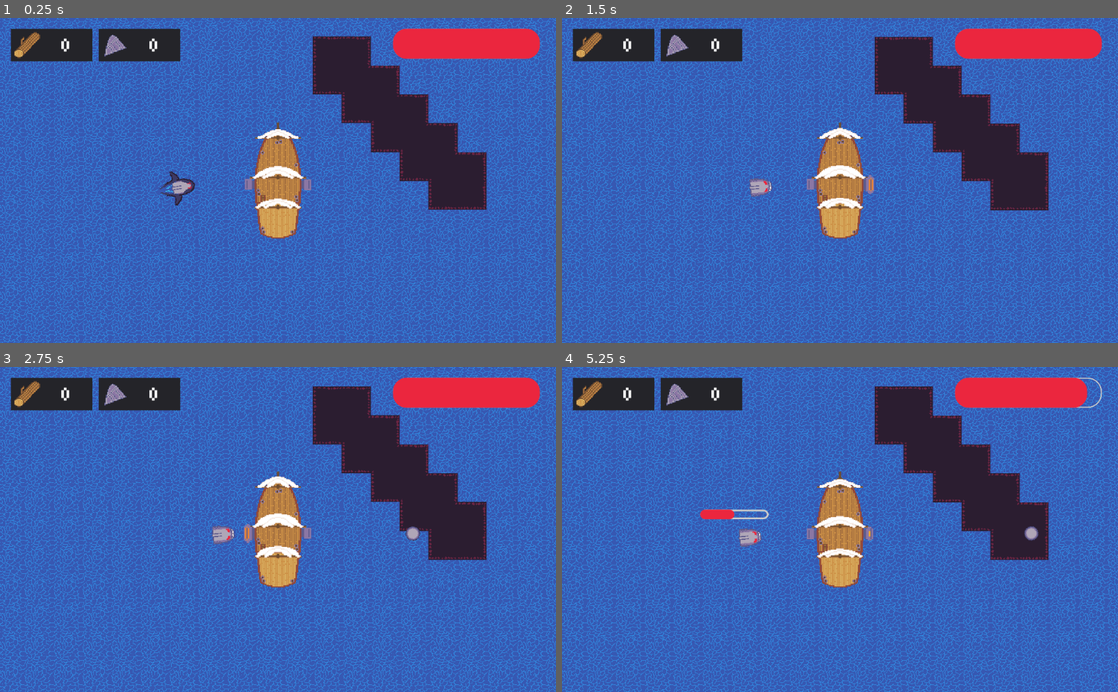
Above: before the commit, frames 1-4 (two rows, left to right).
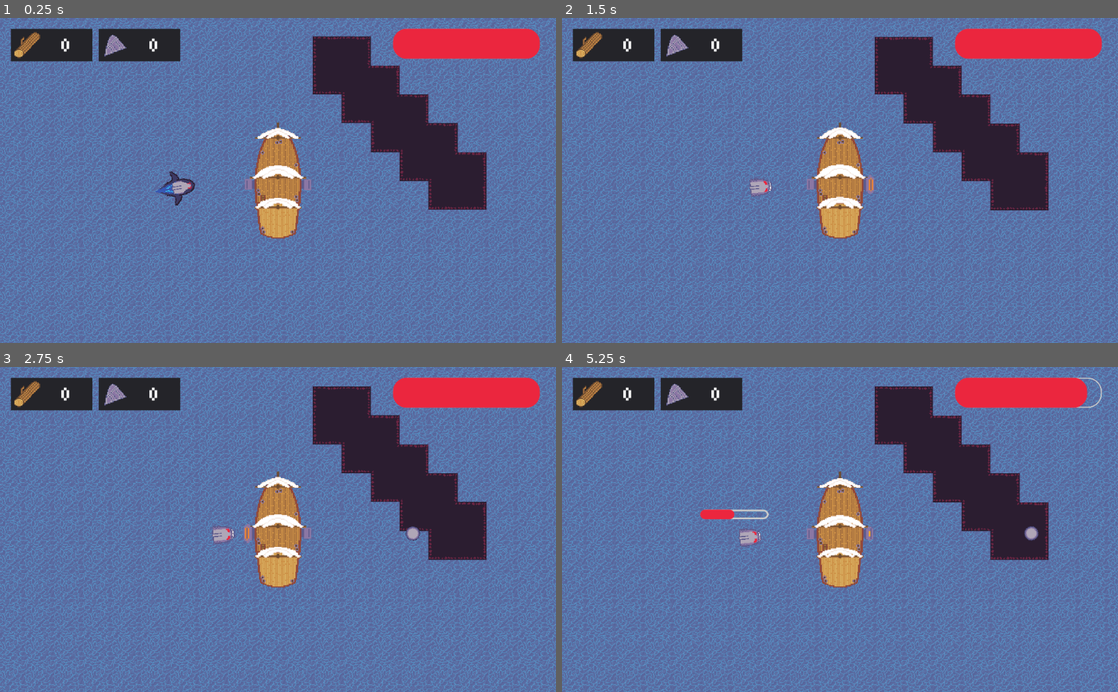
Above: after the commit, the same moments.

Repository: McLovin3/Calderia
Game: Godot game, scene res://TestScene.tscn
Same seed, same stepped clock (60 frames per second), same inputs: the game is played once before the commit and once after it.
Inputs (mouse positions are in pixels of both pictures, inside the frame that each line leads up to):
- Up to frame 1 (0.25 s): no input
- Up to frame 2 (1.5 s): tap Enter at 0.5 s; move the mouse to (962, 164) at 0.52 s; press the mouse at (962, 164) at 0.53 s; hold Right (right_arrow) from 0.53 s (still down); tap W (up) at 0.77 s; move the mouse to (728, 196) at 1.27 s; release the mouse at (728, 196) at 1.28 s; tap Middle mouse button (middle_click) at 1.35 s
- Up to frame 3 (2.75 s): tap W (up) at 1.52 s; move the mouse to (333, 458) at 2.02 s; release Right (right_arrow) at 2.03 s; hold Left (left_arrow) from 2.03 s (still down); hold Right mouse button (right_click) from 2.03 s (still down)
- Up to frame 4 (5.25 s): move the mouse to (812, 594) at 2.77 s; release Left (left_arrow) at 2.78 s; release Right mouse button (right_click) at 2.78 s; hold Right (right_arrow) 2.78-4.28 s; click (812, 594) at 2.85 s; tap W (up) at 3.02, 3.77, 4.52 s; move the mouse to (1006, 578) at 3.52 s; hold Middle mouse button (middle_click) 3.53-4.28 s; move the mouse to (673, 480) at 4.27 s; hold Left (left_arrow) 4.28-5.03 s; right-click (673, 480) at 4.35 s; move the mouse to (867, 529) at 5.02 s; press the mouse at (867, 529) at 5.03 s; hold Right (right_arrow) from 5.03 s (still down)

The runs differ from the first frame. In frame 1, 84% of the frame differs, in the area x 0-100%, y 0-100%; in frame 2, 84%; in frame 3, 84%; in frame 4, 84%.

Commit message:
Added decorations tilemap

Diff:
--- a/MainMap/MainMap.tscn
+++ b/MainMap/MainMap.tscn
@@ -1,7 +1,8 @@
-[gd_scene load_steps=53 format=2]
+[gd_scene load_steps=55 format=2]
 
 [ext_resource path="res://MainMap/Sprites/BlankSand.png" type="Texture" id=1]
 [ext_resource path="res://MainMap/Sprites/VolcanoWallTilemap.png" type="Texture" id=2]
+[ext_resource path="res://MainMap/Sprites/UnderWaterDecorations.png" type="Texture" id=3]
 [ext_resource path="res://MainMap/Sprites/Water.png" type="Texture" id=4]
 
 [sub_resource type="ConvexPolygonShape2D" id=1]
@@ -469,7 +470,7 @@
 4/name = "Water"
 4/texture = ExtResource( 4 )
 4/tex_offset = Vector2( 0, 0 )
-4/modulate = Color( 1, 1, 1, 1 )
+4/modulate = Color( 1, 1, 1, 0.784314 )
 4/region = Rect2( 0, 0, 64, 64 )
 4/tile_mode = 0
 4/occluder_offset = Vector2( 0, 0 )
@@ -481,6 +482,31 @@
 4/shapes = [  ]
 4/z_index = 0
 
+[sub_resource type="TileSet" id=52]
+0/name = "UnderWaterDecorations.png 0"
+0/texture = ExtResource( 3 )
+0/tex_offset = Vector2( 0, 0 )
+0/modulate = Color( 1, 1, 1, 1 )
+0/region = Rect2( 0, 0, 96, 96 )
+0/tile_mode = 1
+0/autotile/bitmask_mode = 0
+0/autotile/bitmask_flags = [  ]
+0/autotile/icon_coordinate = Vector2( 0, 0 )
+0/autotile/tile_size = Vector2( 32, 32 )
+0/autotile/spacing = 0
+0/autotile/occluder_map = [  ]
+0/autotile/navpoly_map = [  ]
+0/autotile/priority_map = [  ]
+0/autotile/z_index_map = [  ]
+0/occluder_offset = Vector2( 0, 0 )
+0/navigation_offset = Vector2( 0, 0 )
+0/shape_offset = Vector2( 0, 0 )
+0/shape_transform = Transform2D( 1, 0, 0, 1, 0, 0 )
+0/shape_one_way = false
+0/shape_one_way_margin = 0.0
+0/shapes = [  ]
+0/z_index = 0
+
 [sub_resource type="NavigationPolygon" id=51]
 vertices = PoolVector2Array( 3056, -688, -2992, -688, -2992, -944, -2928, -944, -2928, -1072, -2864, -1072, -2864, -126 …(3146 unchanged characters)…
 polygons = [ PoolIntArray( 0, 1, 2, 3 ), PoolIntArray( 3, 4, 5, 0 ), PoolIntArray( 5, 6, 7, 0 ), PoolIntArray( 7, 8, 9, …(4453 unchanged characters)…
@@ -497,6 +523,12 @@
 "_editor_description_": ""
 }
 
+[node name="Decorations" type="TileMap" parent="."]
+tile_set = SubResource( 52 )
+cell_size = Vector2( 32, 32 )
+bake_navigation = true
+format = 1
+
 [node name="Foreground" type="TileMap" parent="."]
 tile_set = SubResource( 50 )
 bake_navigation = true
--- a/PlayerShip/PlayerShip.tscn
+++ b/PlayerShip/PlayerShip.tscn
@@ -42,7 +42,7 @@
 [node name="AnimatedSprite" type="AnimatedSprite" parent="."]
 frames = SubResource( 7 )
 animation = "idle"
-frame = 1
+frame = 2
 playing = true
 
 [node name="HitBox" type="Area2D" parent="."]
Binary file added: AsepriteSourceFiles/BlueTubeCoral.aseprite
Binary file added: AsepriteSourceFiles/PurpleBrainCoral.aseprite
Binary file added: AsepriteSourceFiles/PurpleTubeCoral.aseprite
Binary file added: AsepriteSourceFiles/UnderWaterLog1.aseprite
Binary file added: AsepriteSourceFiles/UnderWaterLog2.aseprite
Binary file added: AsepriteSourceFiles/UnderWaterRock1.aseprite
Binary file added: AsepriteSourceFiles/UnderWaterRock2.aseprite
Binary file added: AsepriteSourceFiles/UnderWaterRock3.aseprite
Binary file added: AsepriteSourceFiles/YellowBrainCoral.aseprite
Binary file added: MainMap/Sprites/UnderWaterDecorations.png
Not shown, added: MainMap/Sprites/UnderWaterDecorations.png.import
